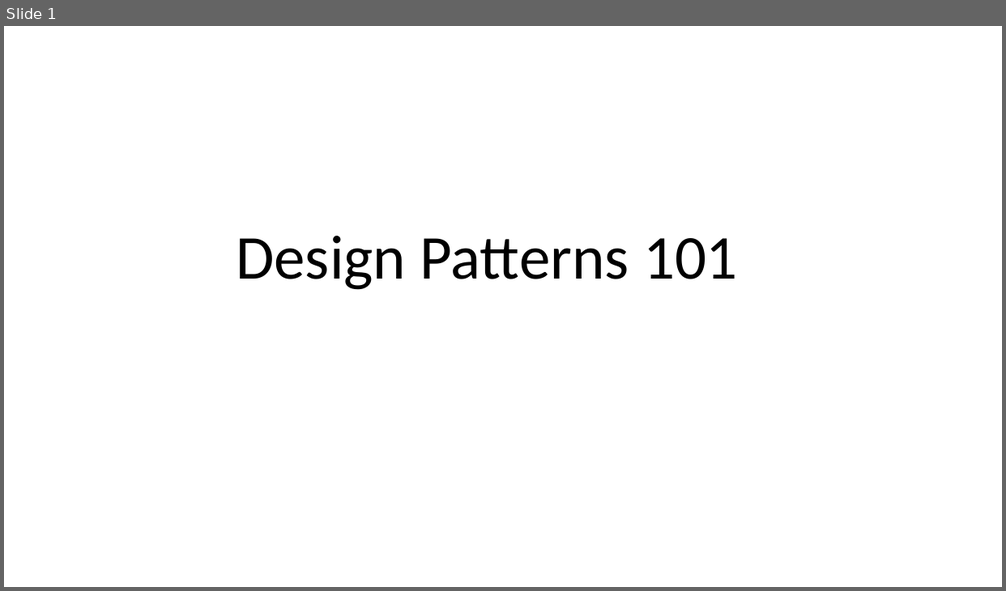
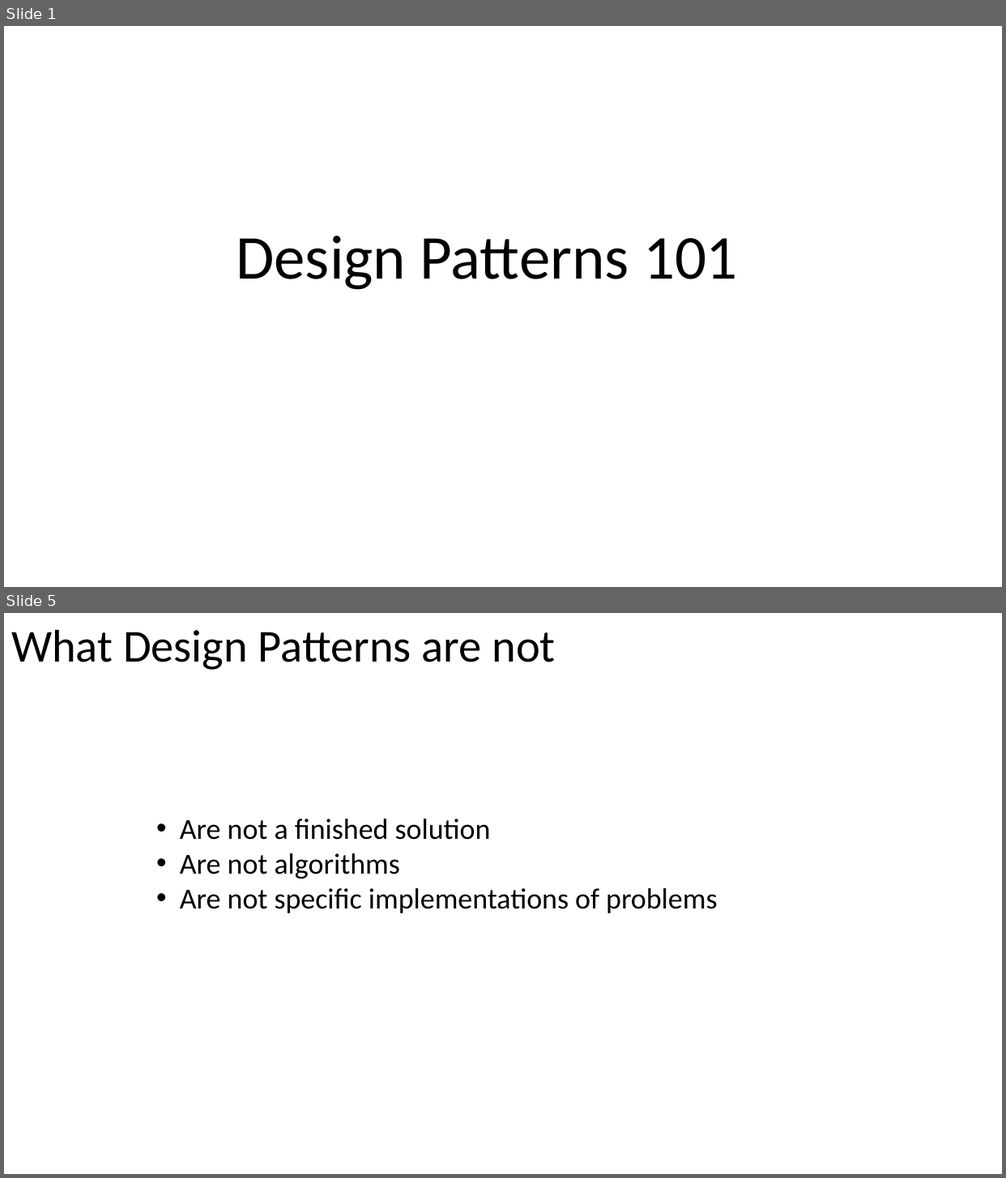
Before and after one commit to PlumpMath/DesignPatterns101, a slide deck: DesignPatterns101.pptx. Shown one above the other, each under a label of ours: slide 1 before the commit, slides 1 and 5 after it; the slides between them are not shown. The pictures are 1006x591 and 1006x1178 pixels, drawn with LibreOffice and Linux fonts; fonts in the diff are those of the drawing. Boxes give left, top, right and bottom in pixels: in the first picture for what was removed or moved away, otherwise in the second. Text is boxed around its words. In the diff, an @@ line names an element or a change of style, - is before the commit and + after.

```diff
--- a/DesignPatterns101.pptx
+++ b/DesignPatterns101.pptx
@@ slide 5 added at (x1=4, y1=613, x2=1002, y2=1174), background #FFFFFF @@
@@ text added at (x1=11, y1=629, x2=556, y2=670), 44 pt, text #000000 @@
+What Design Patterns are not
@@ text added at (x1=180, y1=819, x2=717, y2=914), 28 pt, text #000000 @@
+• Are not a finished solution
+• Are not algorithms
+• Are not specific implementations of problems
```
Also in this commit, not shown: 1 slide changed, 14 other slides added.
